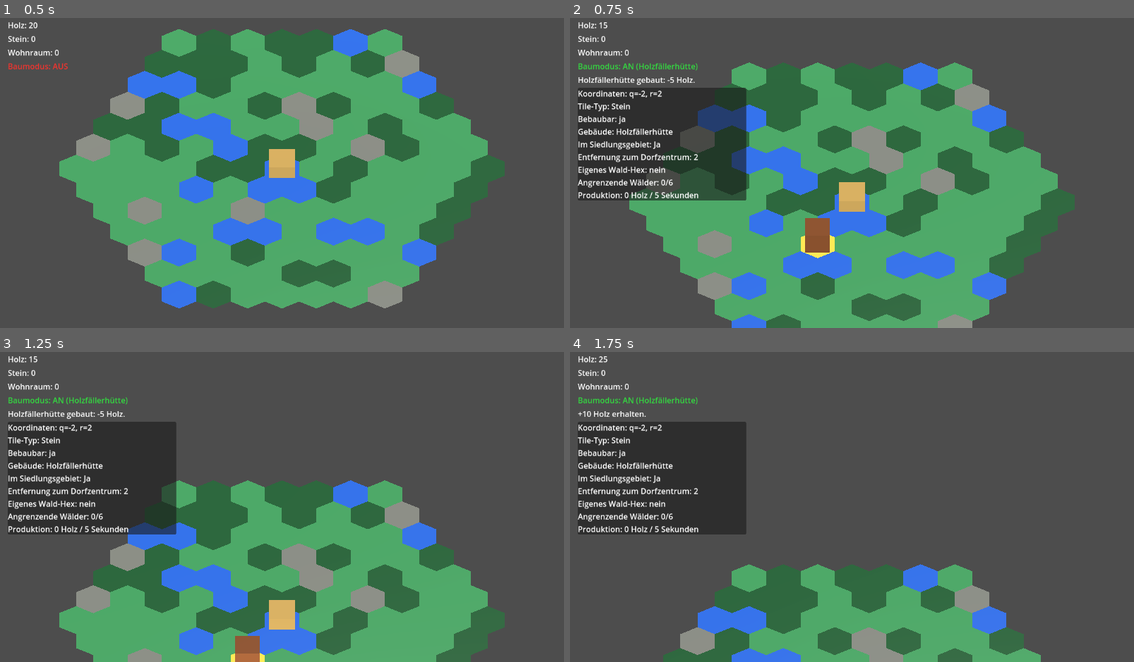
Above: before the commit, frames 1-4 (two rows, left to right).
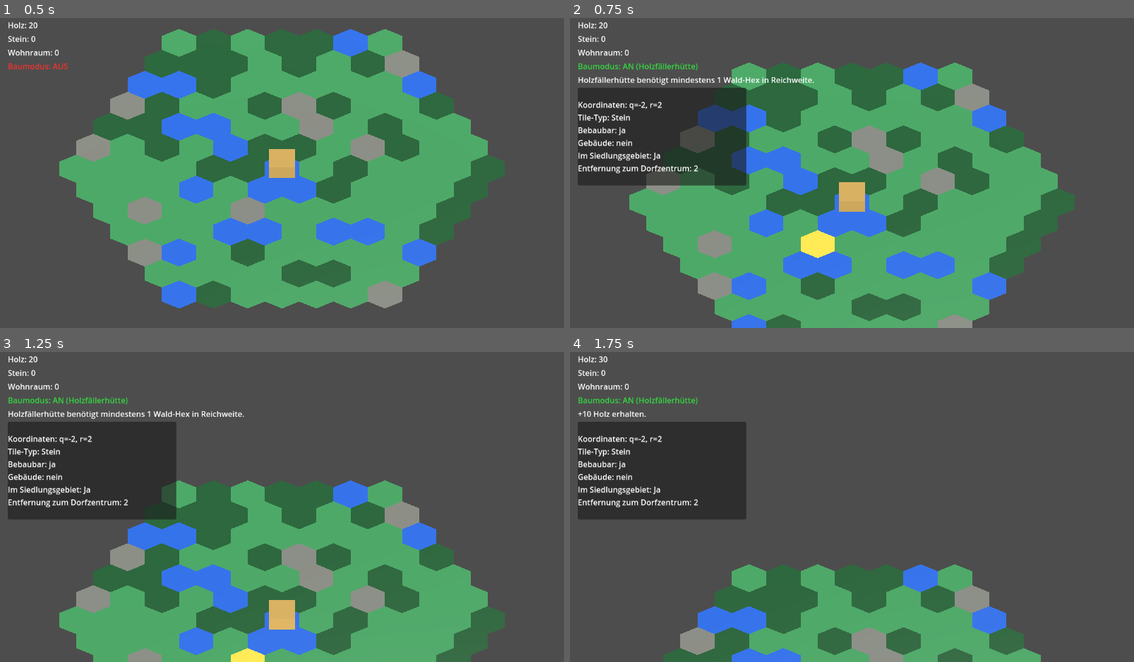
Above: after the commit, the same moments.

Repository: Ranu4922/CodexGame
Game: Godot game, scene res://scenes/Main.tscn
Same seed, same stepped clock (60 frames per second), same inputs: the game is played once before the commit and once after it.
Inputs (mouse positions are in pixels of both pictures, inside the frame that each line leads up to):
- Up to frame 1 (0.5 s): no input
- Up to frame 2 (0.75 s): tap Enter at 0.5 s; move the mouse to (823, 231) at 0.52 s; hold W from 0.53 s (still down); tap B at 0.6 s; click (823, 231) at 0.67 s
- Up to frame 3 (1.25 s): keep holding W
- Up to frame 4 (1.75 s): keep holding W; move the mouse to (1021, 550) at 1.27 s; tap R at 1.35 s

Frame 1 is identical in both runs. In frame 2, 3.9% of the frame differs, in the area x 1-47%, y 1-76%; in frame 3, 3.8%; in frame 4, 3.1%.

Commit message:
Simplify building production rules

Diff:
--- a/scripts/hex_grid.gd
+++ b/scripts/hex_grid.gd
@@ -284,6 +284,12 @@
 
 
 func _try_place_lumberjack_hut(tile: MeshInstance3D) -> void:
+	var own_forest: bool = tile.get_meta("tile_type") == "Wald"
+	var adjacent_forests: int = _count_adjacent_tiles_of_type(int(tile.get_meta("q")), int(tile.get_meta("r")), "Wald")
+	if not own_forest and adjacent_forests <= 0:
+		message_changed.emit("Holzfällerhütte benötigt mindestens 1 Wald-Hex in Reichweite.")
+		return
+
 	if wood < lumberjack_hut_wood_cost:
 		message_changed.emit("Nicht genug Holz. Holzfällerhütte kostet %d Holz." % lumberjack_hut_wood_cost)
 		return
@@ -306,6 +312,10 @@
 
 
 func _try_place_stone_mine(tile: MeshInstance3D) -> void:
+	if String(tile.get_meta("tile_type")) != "Stein":
+		message_changed.emit("Steinmine kann nur auf einem Stein-Hex gebaut werden.")
+		return
+
 	if wood < stone_mine_wood_cost:
 		message_changed.emit("Nicht genug Holz. Steinmine kostet %d Holz." % stone_mine_wood_cost)
 		return
@@ -402,11 +412,7 @@
 	tile.add_child(marker)
 	var own_forest: bool = tile.get_meta("tile_type") == "Wald"
 	var adjacent_forests: int = _count_adjacent_tiles_of_type(int(tile.get_meta("q")), int(tile.get_meta("r")), "Wald")
-	var production: int = adjacent_forests
-	if own_forest:
-		production += 2
-	if production > 8:
-		production = 8
+	var production: int = 1
 
 	tile.set_meta("has_building", true)
 	tile.set_meta("building_name", "Holzfällerhütte")
@@ -453,11 +459,7 @@
 	tile.add_child(marker)
 	var own_stone: bool = tile.get_meta("tile_type") == "Stein"
 	var adjacent_stones: int = _count_adjacent_tiles_of_type(int(tile.get_meta("q")), int(tile.get_meta("r")), "Stein")
-	var production: int = adjacent_stones
-	if own_stone:
-		production += 2
-	if production > 8:
-		production = 8
+	var production: int = 1
 
 	tile.set_meta("has_building", true)
 	tile.set_meta("building_name", "Steinmine")
